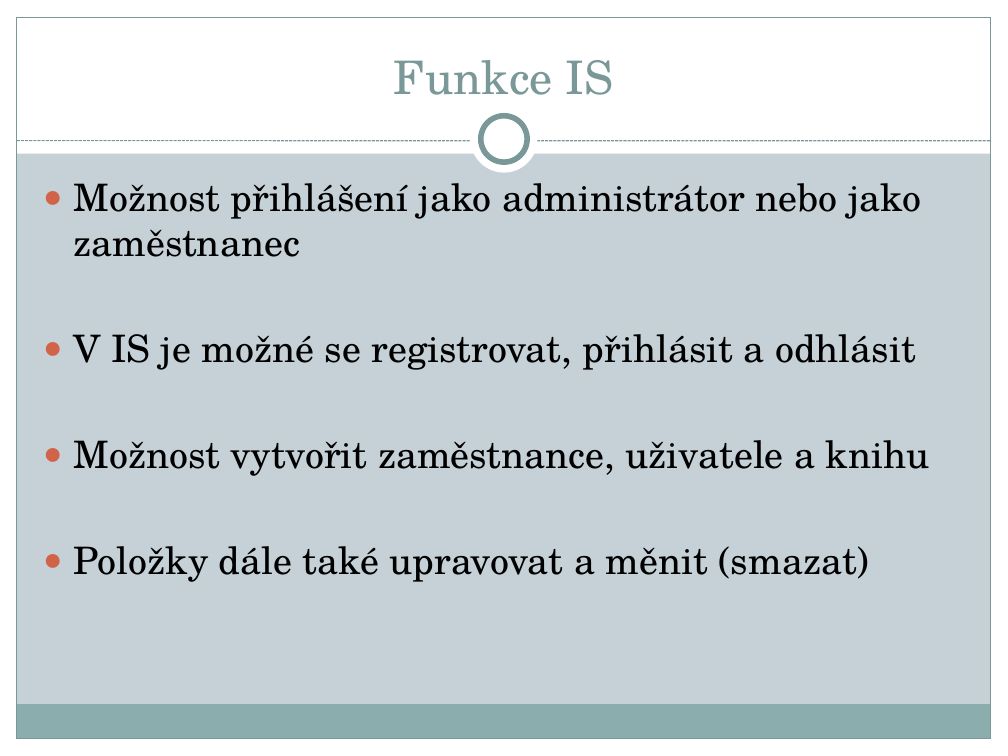
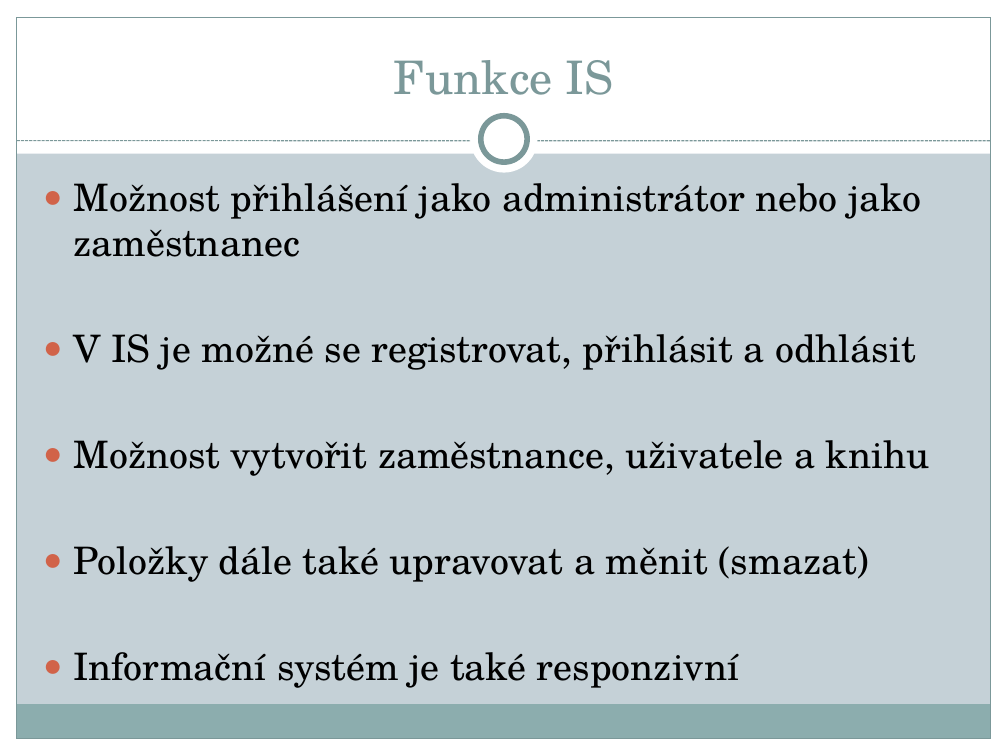
Before and after one commit to dobrov09/DOVAMA, a slide deck: slide 3 of docs/sprint_2/Prezentace.pptx. Drawn at 1008x756 pixels with LibreOffice and Linux fonts; fonts in the diff are those of the drawing. Boxes give left, top, right and bottom in pixels: in the first picture for what was removed or moved away, otherwise in the second. Text is boxed around its words. In the diff, an @@ line names an element or a change of style, - is before the commit and + after.

```diff
--- a/docs/sprint_2/Prezentace.pptx
+++ b/docs/sprint_2/Prezentace.pptx
@@ text at (73, 652, 739, 688): paragraph added @@
+● Informační systém je také responzivní
```
Also in this commit, not shown: 1 other slide changed, 1 slide added.
